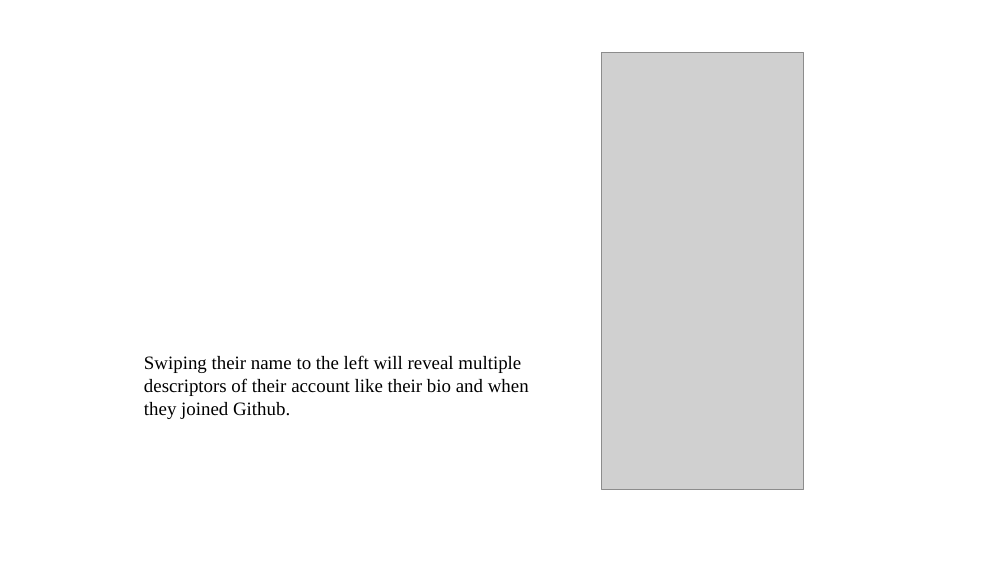
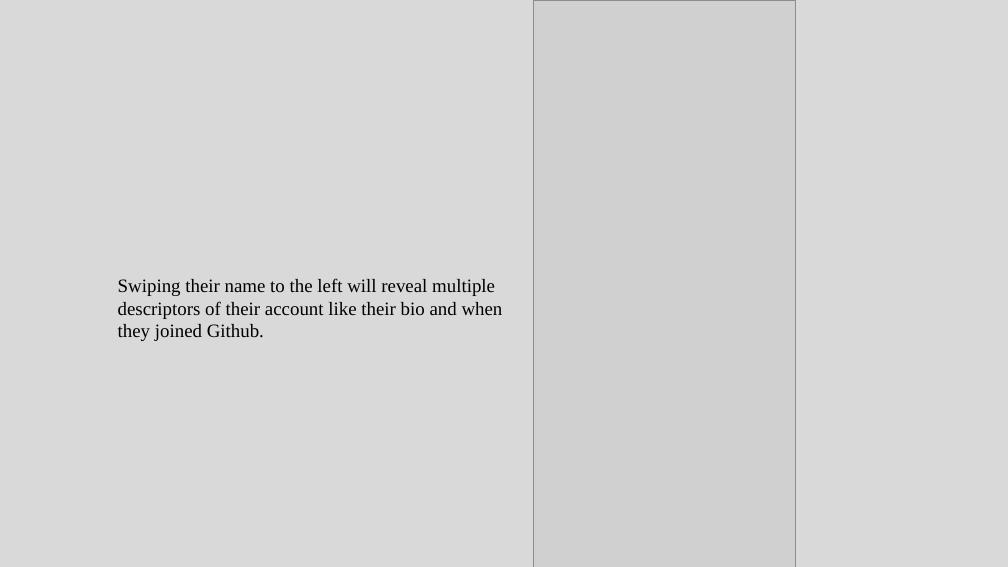
Before and after one commit to HenryCWoo/GitHub-App-with-React-Native, a slide deck: slide 4 of ManualTestPlan.pptx (slide 2 before the commit). Drawn at 1008x567 pixels with LibreOffice and Linux fonts; fonts in the diff are those of the drawing; grey boxes stand for pictures. Boxes give left, top, right and bottom in pixels: in the first picture for what was removed or moved away, otherwise in the second. Text is boxed around its words. In the diff, an @@ line names an element or a change of style, - is before the commit and + after.

```diff
--- a/ManualTestPlan.pptx
+++ b/ManualTestPlan.pptx
@@ background #FFFFFF to #D9D9D9 @@
@@ picture: place and size @@
-picture at <box>602,52,804,490</box>
+picture at <box>533,0,796,567</box>
@@ text "Swiping their name to the ...": place and size @@
-text "Swiping their name to the ..." at <box>144,355,529,419</box>
+text "Swiping their name to the ..." at <box>118,278,503,341</box>
```
Also in this commit, not shown: 2 other slides changed, 5 slides added, 1 slide removed.
